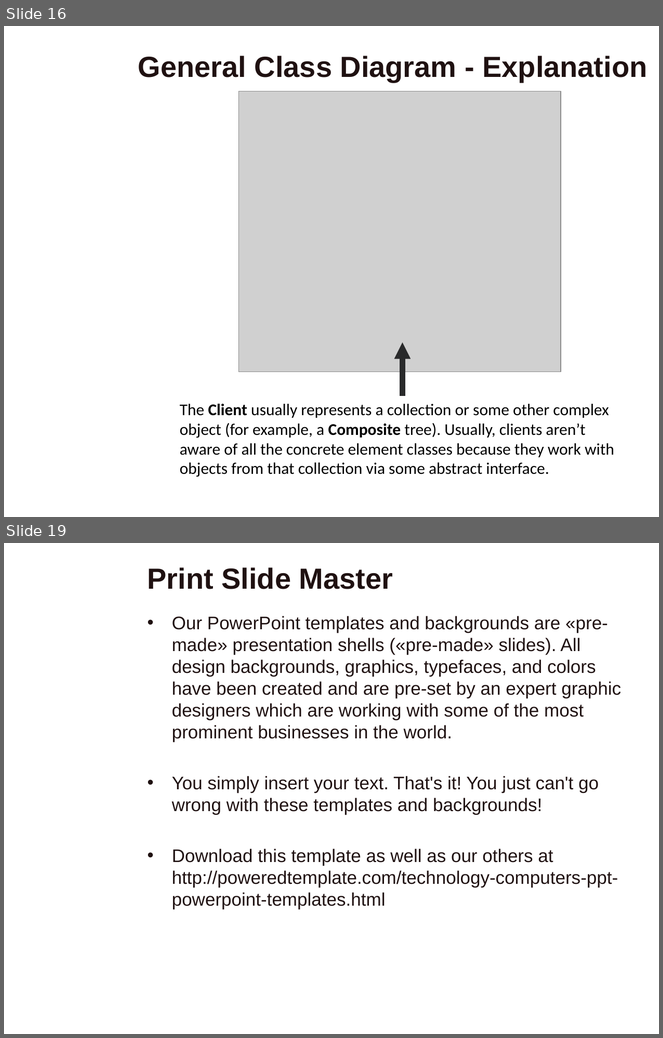
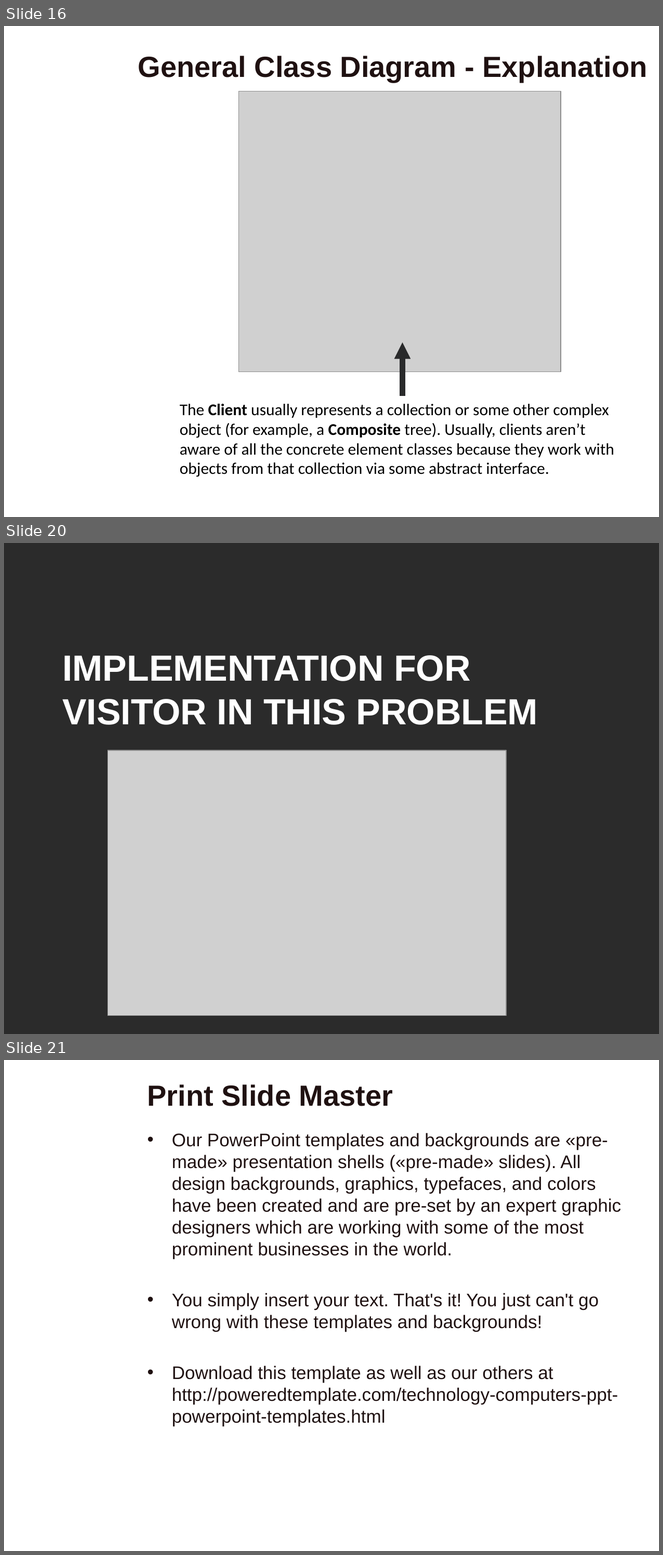
Before and after one commit to VThanhPhuc/CS202-Group-9, a slide deck: Design Pattern.pptx. Shown one above the other, each under a label of ours: slides 16 and 19 before the commit, slides 16, 20 and 21 after it; the slides between them are not shown. The pictures are 663x1038 and 663x1555 pixels, drawn with LibreOffice and Linux fonts; fonts in the diff are those of the drawing; grey boxes stand for pictures; background and template pictures are left out; a plain dark background stands for a picture behind light text. Boxes give left, top, right and bottom in pixels: in the first picture for what was removed or moved away, otherwise in the second. Text is boxed around its words. In the diff, an @@ line names an element or a change of style, - is before the commit and + after.

```diff
--- a/Design Pattern.pptx
+++ b/Design Pattern.pptx
@@ slide 20 added at bbox=[4, 543, 659, 1034], background picture (left out) @@
@@ title added at bbox=[62, 655, 539, 725], 40 pt, text #FFFFFF, bold @@
+IMPLEMENTATION FOR VISITOR IN THIS PROBLEM
@@ picture added at bbox=[107, 750, 506, 1016] @@
@@ what was slide 19 is now slide 21 @@
```
Also in this commit, not shown: 3 other slides added.
